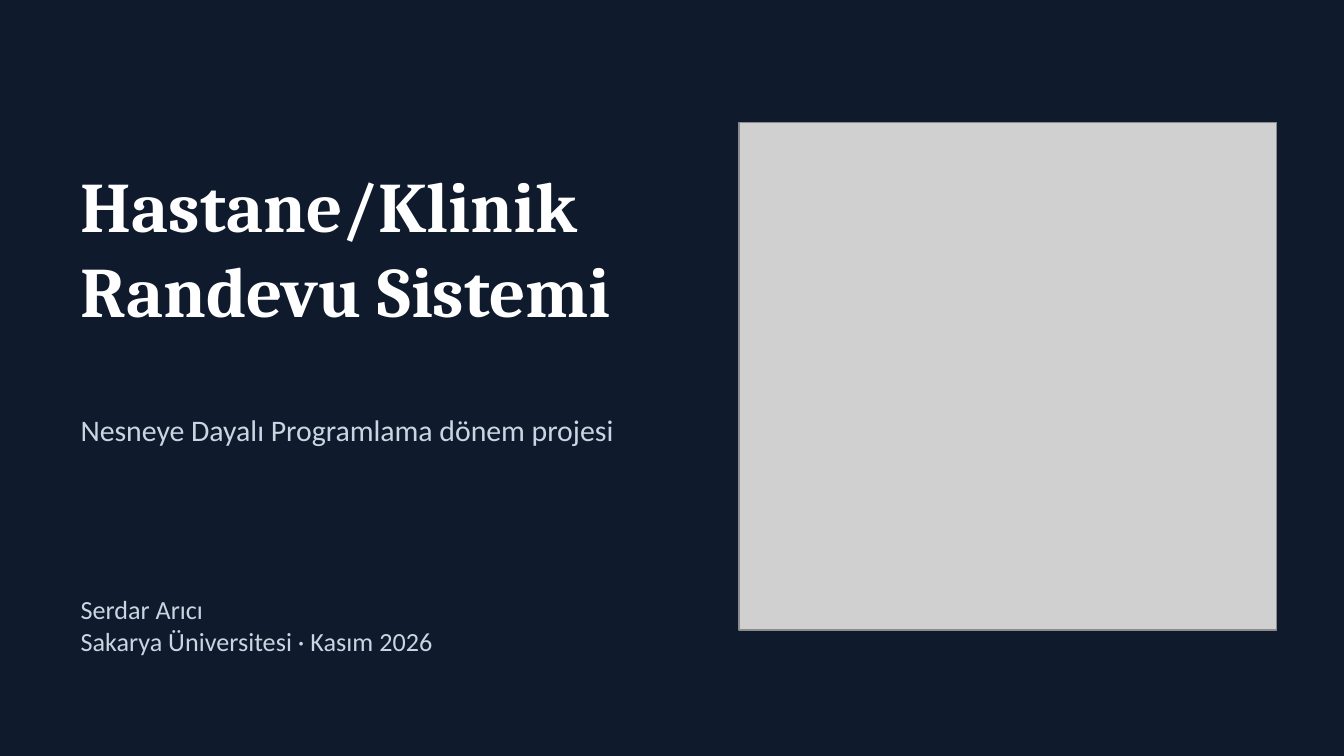
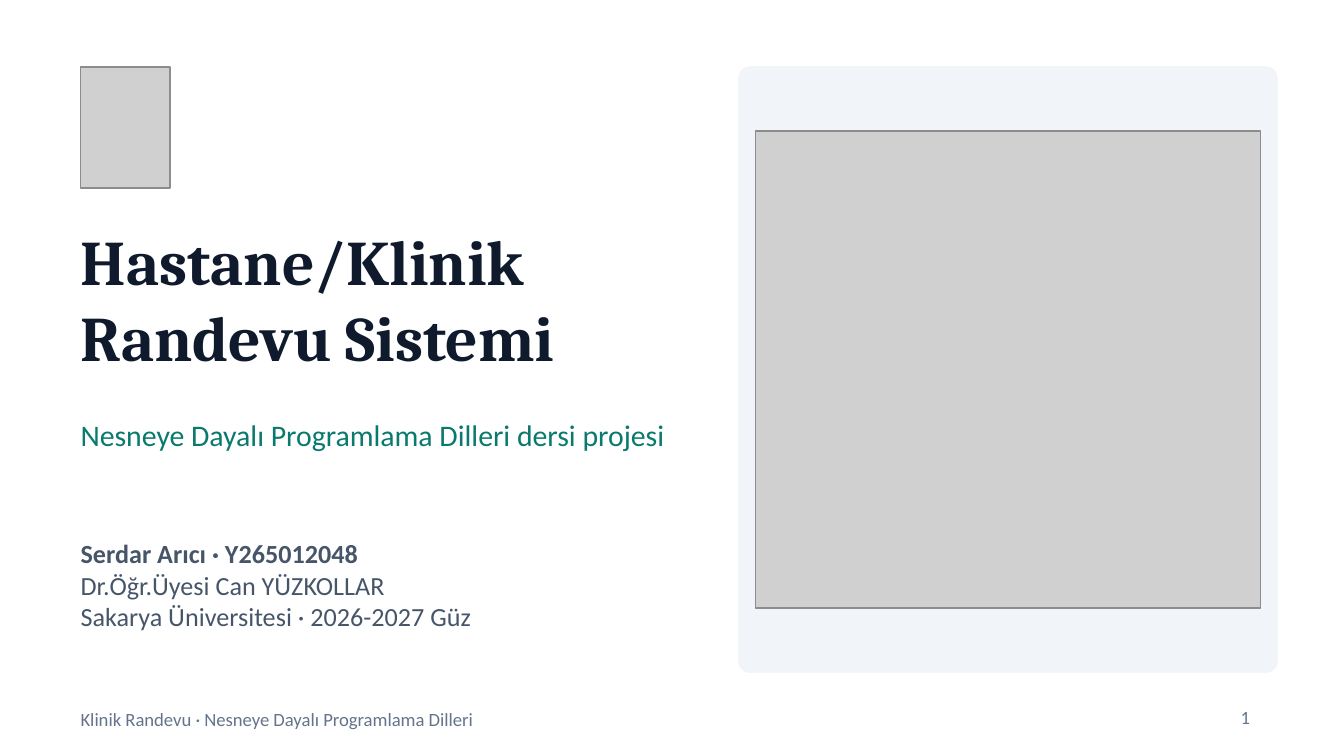
Before and after one commit to serdararici/clinic-appointment, a slide deck: slide 1 of docs/Klinik-Randevu-Sunum.pptx. Drawn at 1344x756 pixels with LibreOffice and Linux fonts; fonts in the diff are those of the drawing; grey boxes stand for pictures. Boxes give left, top, right and bottom in pixels: in the first picture for what was removed or moved away, otherwise in the second. Text is boxed around its words. In the diff, an @@ line names an element or a change of style, - is before the commit and + after.

```diff
--- a/docs/Klinik-Randevu-Sunum.pptx
+++ b/docs/Klinik-Randevu-Sunum.pptx
@@ background #0F1B2D to #FFFFFF @@
@@ picture added at [81, 67, 169, 188] @@
@@ rounded rectangle added at [739, 67, 1277, 672], fill #F1F5F9, outline #F1F5F9 1 pt @@
@@ picture: place and size @@
-picture at [739, 122, 1277, 630]
+picture at [755, 130, 1261, 607]
@@ text "Hastane/Klinik": place and size @@
-text "Hastane/Klinik" at [81, 182, 610, 318]
+text "Hastane/Klinik" at [81, 240, 554, 362]
@@ text "Hastane/Klinik" at [81, 240, 554, 362]: size 38 to 34 pt, text colour #FFFFFF to #0F1B2D @@
@@ text "Nesneye Dayalı Programlama Dilleri dersi ..." at [81, 425, 665, 451]: vertical alignment middle to top @@
@@ text at [81, 425, 665, 451]: text changed; text colour #CBD5E1 to #0B7A6E @@
-Nesneye Dayalı Programlama dönem projesi
+Nesneye Dayalı Programlama Dilleri dersi projesi
@@ text "Serdar Arıcı · Y265012048" at [81, 544, 471, 630]: vertical alignment middle to top @@
@@ text at [81, 544, 471, 630]: text changed; text colour #CBD5E1 to #475569 @@
-Serdar Arıcı
-Sakarya Üniversitesi · Kasım 2026
+Serdar Arıcı · Y265012048
+Dr.Öğr.Üyesi Can YÜZKOLLAR
+Sakarya Üniversitesi · 2026-2027 Güz
@@ text added at [81, 713, 473, 729], 10 pt, text #64748B @@
+Klinik Randevu · Nesneye Dayalı Programlama Dilleri
@@ page number added at [1241, 712, 1250, 724], 10 pt, text #64748B @@
+1
```
Also in this commit, not shown: 7 other slides changed, 2 slides added, 1 slide removed.
